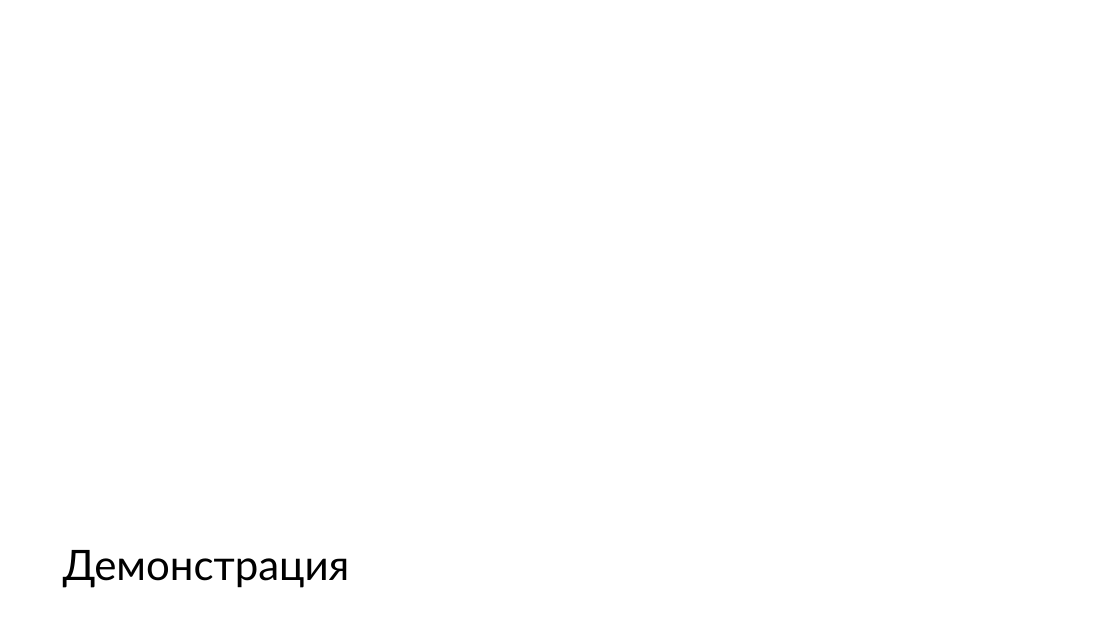
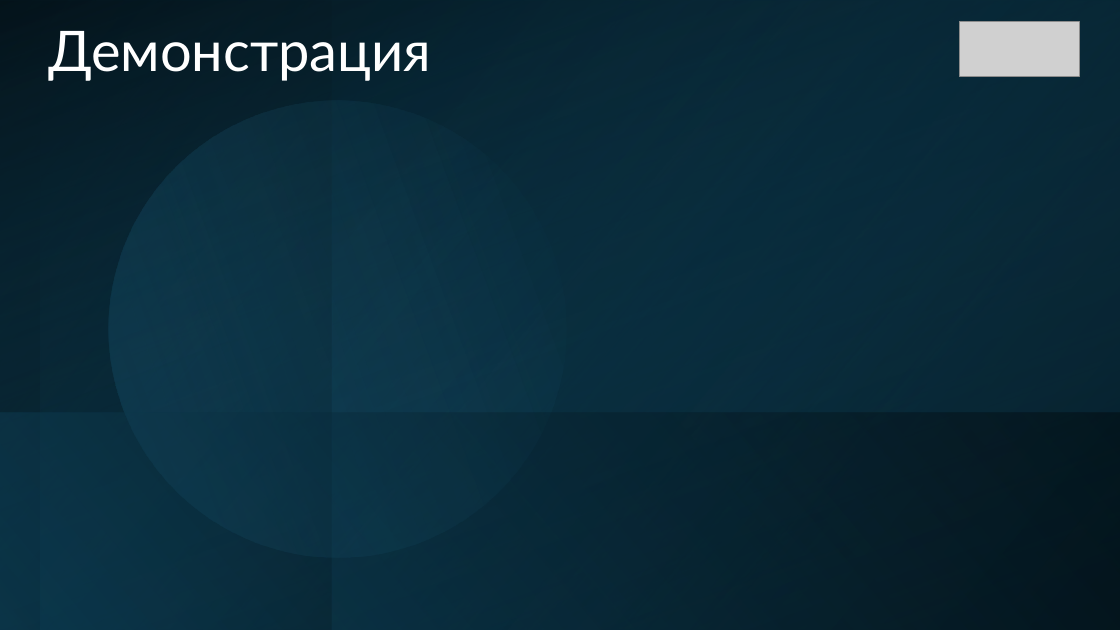
Before and after one commit to QuanticTeam/AtomSkills2024, a slide deck: slide 8 of docs/Презентация продукта.pptx (slide 9 before the commit). Drawn at 1120x630 pixels with LibreOffice and Linux fonts; fonts in the diff are those of the drawing; grey boxes stand for pictures. Boxes give left, top, right and bottom in pixels: in the first picture for what was removed or moved away, otherwise in the second. Text is boxed around its words. In the diff, an @@ line names an element or a change of style, - is before the commit and + after.

```diff
--- a/docs/Презентация продукта.pptx
+++ b/docs/Презентация продукта.pptx
@@ rectangle added at (0,0,1120,630), fill gradient #000000 to #104862 @@
@@ rectangle added at (0,0,331,630), fill gradient #104862 to #000000 @@
@@ rectangle added at (0,0,1120,630), fill gradient #104862 to #000000 @@
@@ title "Демонстрация": place and size @@
-title "Демонстрация" at (63,550,350,588)
+title "Демонстрация" at (49,31,431,81)
@@ title "Демонстрация" at (49,31,431,81): size 36 to 48 pt, text colour #000000 to #FFFFFF; vertical alignment middle to bottom @@
@@ rectangle added at (40,0,1120,630), fill gradient #0B3041 to #156082 @@
@@ rectangle added at (332,1,1120,630), fill gradient #104862 to #000000 @@
@@ picture added at (960,22,1080,76) @@
@@ ellipse added at (72,65,603,594), fill gradient #156082 to #46B1E1 @@
@@ rectangle: place and size @@
-rectangle at (0,504,1120,630)
+rectangle at (0,413,1120,630)
@@ rectangle at (0,413,1120,630): fill #FFFFFF to gradient #104862 to #000000; shadow off; mirrored @@
```
Also in this commit, not shown: 7 other slides changed, 3 slides added, 6 slides removed.
